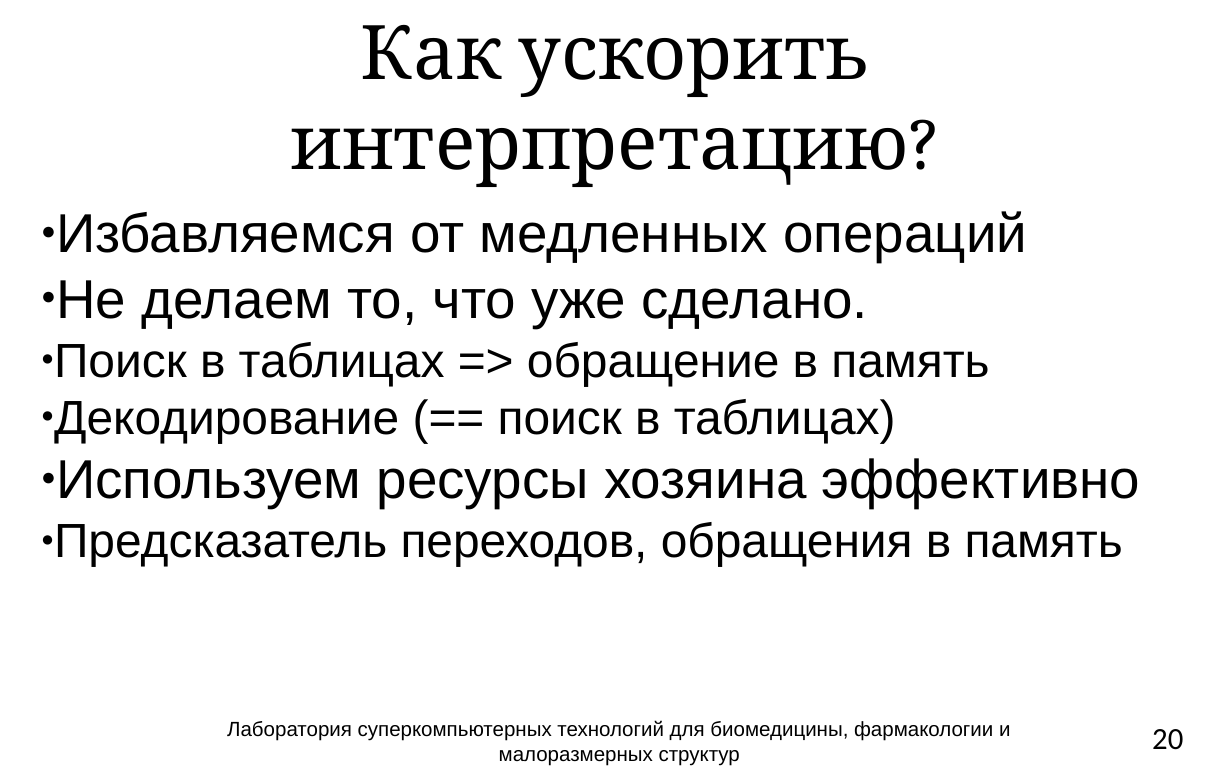
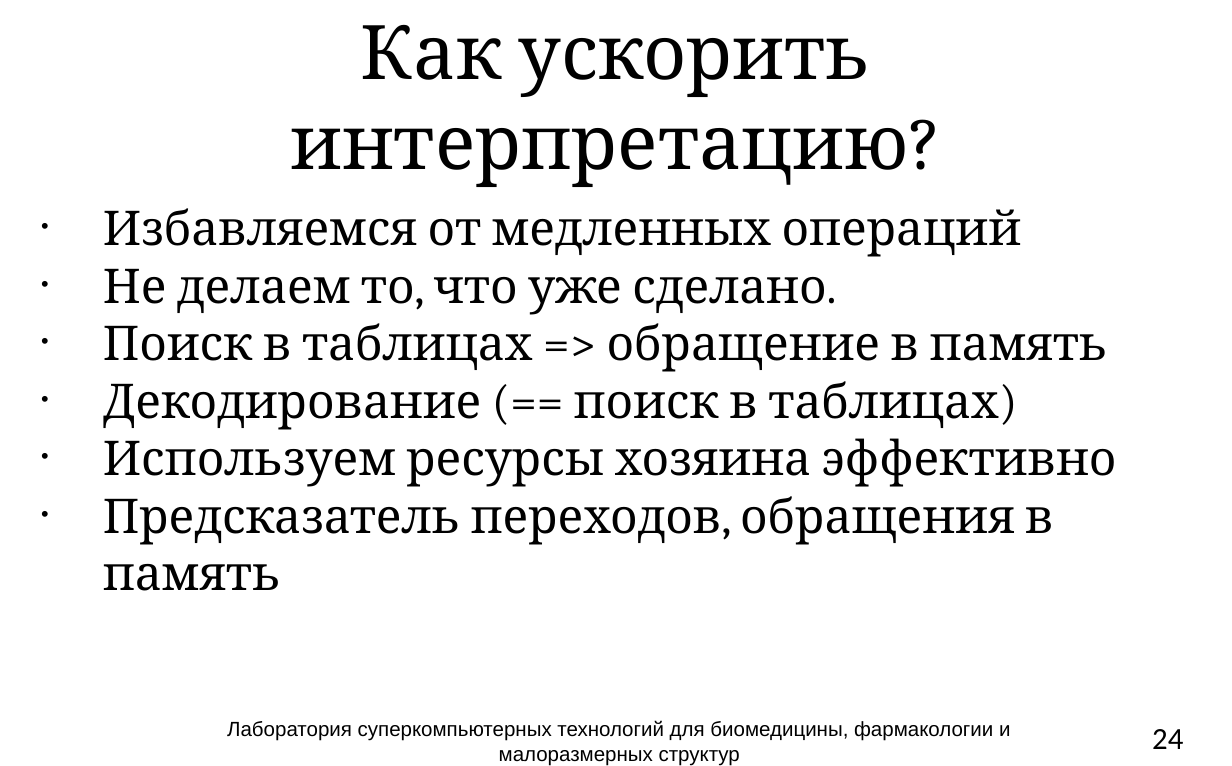
Before and after one commit to atakua/simlectures-archive, a slide deck: slide 24 of lecture03-cpu-interpretation/lecture03-cpu-interpretation.pptx (slide 20 before the commit). Drawn at 1232x766 pixels with LibreOffice and Linux fonts; fonts in the diff are those of the drawing; background and template pictures are left out. Boxes give left, top, right and bottom in pixels: in the first picture for what was removed or moved away, otherwise in the second. Text is boxed around its words. In the diff, an @@ line names an element or a change of style, - is before the commit and + after.

```diff
--- a/lecture03-cpu-interpretation/lecture03-cpu-interpretation.pptx
+++ b/lecture03-cpu-interpretation/lecture03-cpu-interpretation.pptx
@@ text "Избавляемся от медленных операций" at (103, 208, 1117, 591): size 32 to 28 pt in "Избавляемся от медленных операций", "Не делаем то, что уже сделано.", "Используем ресурсы хозяина эффективно"; font Arial to Cambria; bullet ● to • @@
@@ page number at (1152, 729, 1183, 749): text changed @@
-20
+24
```
Also in this commit, not shown: 12 other slides changed, 3 slides added, 4 slides removed.
